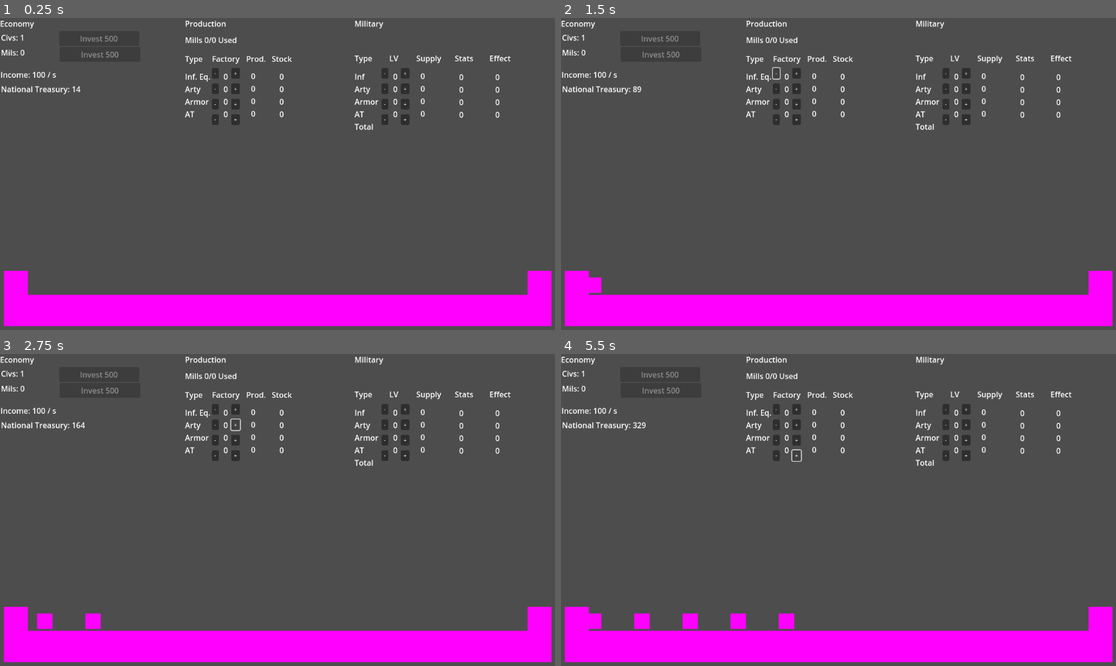
Above: before the commit, frames 1-4 (two rows, left to right).
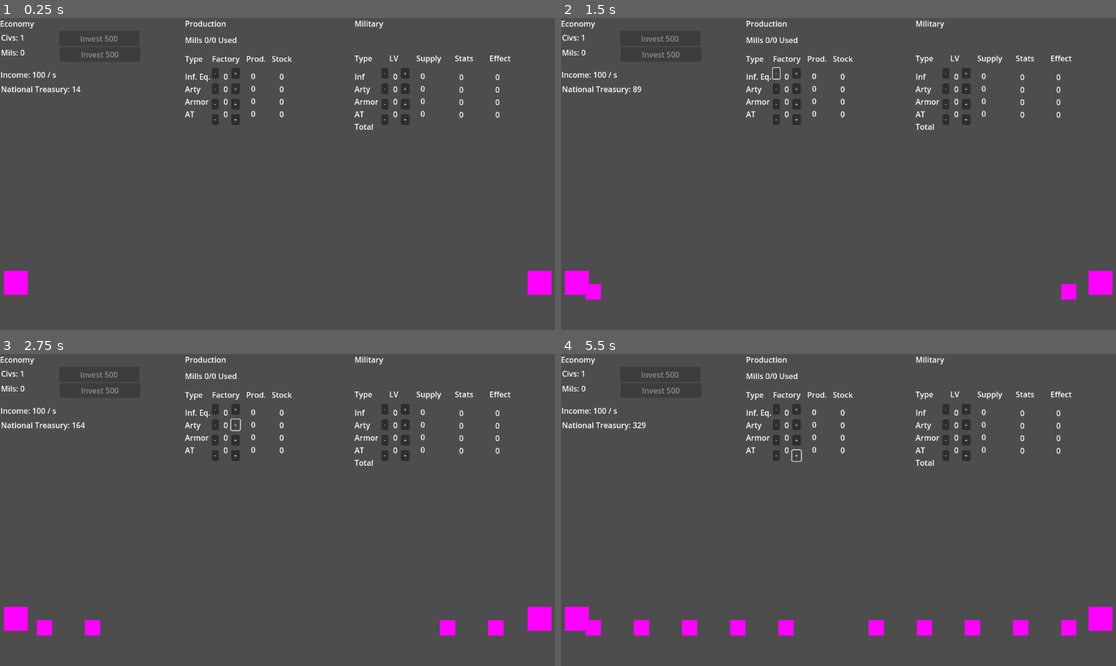
Above: after the commit, the same moments.

Repository: dwlee0802/AttritionWarfare
Game: Godot game, scene res://Scene/game.tscn
Same seed, same stepped clock (60 frames per second), same inputs: the game is played once before the commit and once after it.
Inputs:
- Up to frame 1 (0.25 s): no input
- Up to frame 2 (1.5 s): click "+" at 0.5 s; click "-" at 1.25 s
- Up to frame 3 (2.75 s): click "+" at 2 s
- Up to frame 4 (5.5 s): click "-" at 2.75 s; click "+" at 3.5 s; click "-" at 4.25 s; click "+" at 5 s

The runs differ from the first frame. In frame 1, 10% of the frame differs, in the area x 0-100%, y 88-99%; in frame 2, 10%; in frame 3, 10%; in frame 4, 11%, in the area x 0-100%, y 83-99%.

Commit message:
Units now stop when a unit of the other team is within attack range.

Diff:
--- a/Scene/Unit.tscn
+++ b/Scene/Unit.tscn
@@ -22,6 +22,8 @@
 shape = SubResource("RectangleShape2D_kovw2")
 
 [node name="AttackArea" type="Area2D" parent="."]
+collision_layer = 0
+collision_mask = 2
 
 [node name="CollisionShape2D" type="CollisionShape2D" parent="AttackArea"]
 shape = SubResource("RectangleShape2D_fqqx3")
--- a/Scene/game.tscn
+++ b/Scene/game.tscn
@@ -1,16 +1,10 @@
-[gd_scene load_steps=10 format=3 uid="uid://bvyo1sjvno0yx"]
+[gd_scene load_steps=8 format=3 uid="uid://bvyo1sjvno0yx"]
 
 [ext_resource type="Script" path="res://Script/Nation.gd" id="1_61ht0"]
 [ext_resource type="Script" path="res://Script/game.gd" id="1_njrv5"]
 [ext_resource type="Script" path="res://Script/EconomyTab.gd" id="2_3ln5g"]
 [ext_resource type="Script" path="res://ProductionTab.gd" id="3_5ub18"]
 [ext_resource type="Script" path="res://Script/HQ.gd" id="5_ow5tt"]
-
-[sub_resource type="RectangleShape2D" id="RectangleShape2D_cjsau"]
-size = Vector2(1140, 69)
-
-[sub_resource type="PlaceholderTexture2D" id="PlaceholderTexture2D_p5cne"]
-size = Vector2(100, 100)
 
 [sub_resource type="RectangleShape2D" id="RectangleShape2D_4wbwj"]
 size = Vector2(50, 49)
@@ -426,19 +420,10 @@
 [node name="World" type="Node2D" parent="."]
 position = Vector2(16, 583)
 
-[node name="Ground" type="StaticBody2D" parent="World"]
-
-[node name="CollisionShape2D" type="CollisionShape2D" parent="World/Ground"]
-position = Vector2(560, 24.5)
-shape = SubResource("RectangleShape2D_cjsau")
-
-[node name="Sprite2D" type="Sprite2D" parent="World/Ground"]
-position = Vector2(560.5, 24.5)
-scale = Vector2(11.37, 0.65)
-texture = SubResource("PlaceholderTexture2D_p5cne")
-
 [node name="PlayerHQ" type="StaticBody2D" parent="World"]
 position = Vector2(1, -14)
+collision_layer = 0
+collision_mask = 0
 script = ExtResource("5_ow5tt")
 
 [node name="CollisionShape2D" type="CollisionShape2D" parent="World/PlayerHQ"]
@@ -454,6 +439,8 @@
 
 [node name="EnemyHQ" type="StaticBody2D" parent="World"]
 position = Vector2(1088, -14)
+collision_layer = 0
+collision_mask = 0
 script = ExtResource("5_ow5tt")
 isPlayerHQ = false
 
--- a/Script/HQ.gd
+++ b/Script/HQ.gd
@@ -3,6 +3,7 @@
 
 var unitScene = load("res://Scene/Unit.tscn")
 @export var isPlayerHQ: bool = true
+
 
 # Called when the node enters the scene tree for the first time.
 func _ready():
@@ -16,10 +17,10 @@
 
 # spawns a unit of type unittype at its location
 func SpawnUnit(unitType):
-	var newUnit: Node = unitScene.instantiate()
+	var newUnit: Unit = unitScene.instantiate()
 	add_child(newUnit)
-	newUnit.position = position
-
+	newUnit.global_position = global_position
+	newUnit.SetPlayerUnit(isPlayerHQ)
 
 func _on_spawn_timer_timeout():
 	SpawnUnit(0)
--- a/Script/Unit.gd
+++ b/Script/Unit.gd
@@ -4,18 +4,30 @@
 var speed : int = 100
 var isPlayerUnit: bool = true
 var attackRange: int = 150
+@onready var attackArea: Area2D = $AttackArea
 
 
 func _ready():
+	attackArea.get_node("CollisionShape2D").shape.size = Vector2(attackRange, 20)
+
+
+func SetPlayerUnit(val):
+	isPlayerUnit = val
+
 	if !isPlayerUnit:
 		collision_layer = 2
-
-	$AttackArea/CollisionShape2D.shape.size = Vector2(attackRange, 20)
+		attackArea.collision_mask = 1
 
 
 func _physics_process(delta):
-	velocity = Vector2.RIGHT * speed
-	if !isPlayerUnit:
-		velocity *= -1
+	var results = attackArea.get_overlapping_bodies()
 
-	move_and_slide()
+	if len(results) > 0:
+		print("target detected")
+		print(results[0].name)
+	else:
+		velocity = Vector2.RIGHT * speed
+		if !isPlayerUnit:
+			velocity *= -1
+
+		move_and_slide()
